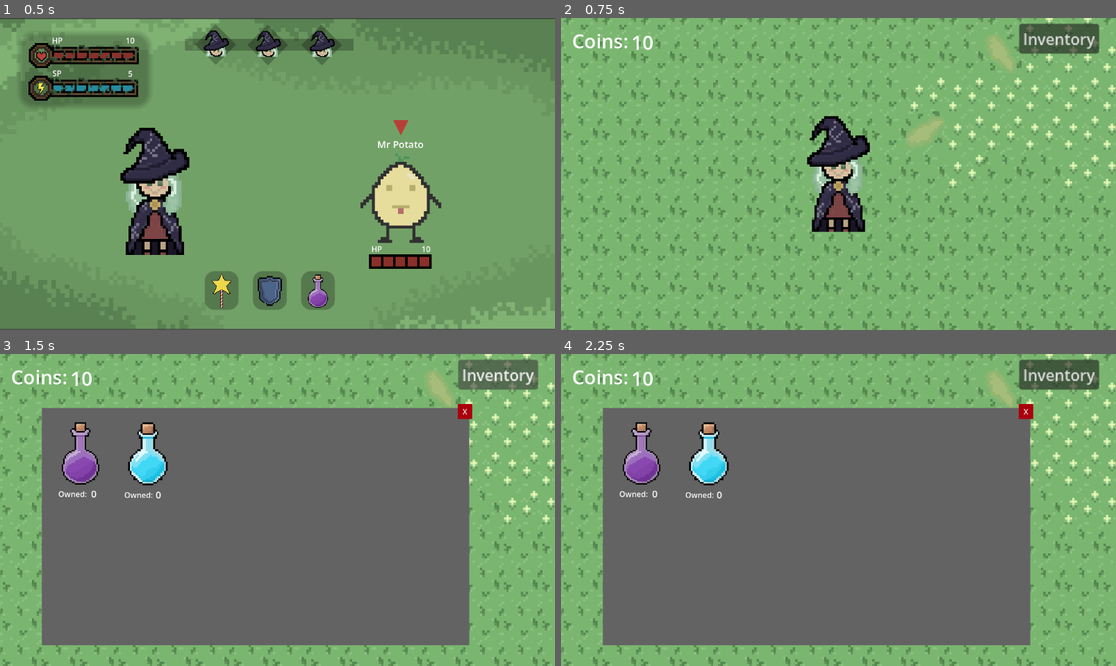
Above: before the commit, frames 1-4 (two rows, left to right).
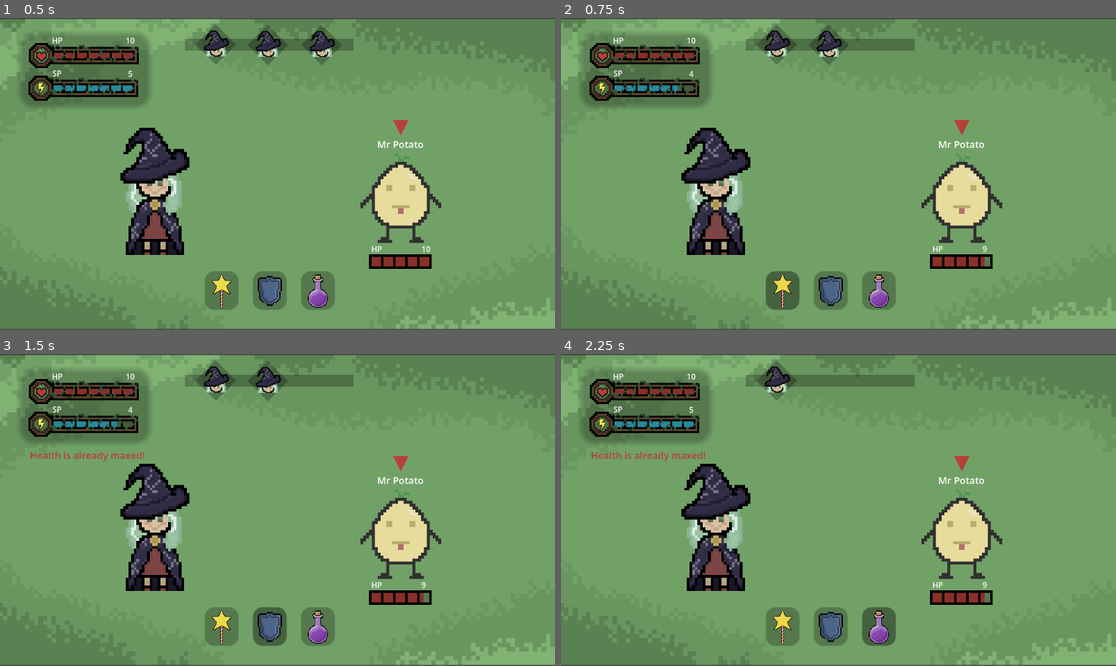
Above: after the commit, the same moments.

Repository: knguyen3-skl/github_tut
Game: Godot game, scene res://scenes/fight_mr_potato.tscn
Same seed, same stepped clock (60 frames per second), same inputs: the game is played once before the commit and once after it. This scene is started directly instead of the project's main scene.
Inputs (mouse positions are in pixels of both pictures, inside the frame that each line leads up to; where the layout moved, square brackets give the same spot in the first picture):
- Up to frame 1 (0.5 s): no input
- Up to frame 2 (0.75 s): click (783, 289) at 0.5 s
- Up to frame 3 (1.5 s): click (271, 625) [499, 375] at 1.25 s
- Up to frame 4 (2.25 s): click (877, 625) at 2.02 s

Frame 1 is identical in both runs. In frame 2, 48% of the frame differs, in the area x 0-100%, y 0-100%; in frame 3, 80%; in frame 4, 81%.
Error before the commit: Invalid access to property or key 'CharacterBody2D2' on a base object of type 'Dictionary'. (res://scripts/main_level.gd:24)

Commit message:
prototype finish

Diff:
--- a/witchery/scripts/fight_mr_potato.gd
+++ b/witchery/scripts/fight_mr_potato.gd
@@ -66,7 +66,7 @@
 	if turns_left >= 1 and Global.player_special > 0:
 		turns_left -= 1
 		_turn()
-		Global.potato_health -= 10
+		Global.potato_health -= 1
 		Global.player_special -= 1
 		potato_ui.value = Global.potato_health
 		potato_health.text = str(Global.potato_health)
--- a/witchery/scripts/main_level.gd
+++ b/witchery/scripts/main_level.gd
@@ -26,7 +26,7 @@
 			enemies.get_child(2).monitoring = false
 			enemies.get_child(1).disabled = true
 			enemies.set_physics_process(false)
-			get_tree().create_timer(60).connect("timeout", _respawn_enemy.bind(enemies.name))
+			get_tree().create_timer(30).connect("timeout", _respawn_enemy.bind(enemies.name))
 
 
 # Called every frame. 'delta' is the elapsed time since the previous frame.
Not shown, added: .DS_Store
Not shown, added: witchery/.DS_Store
